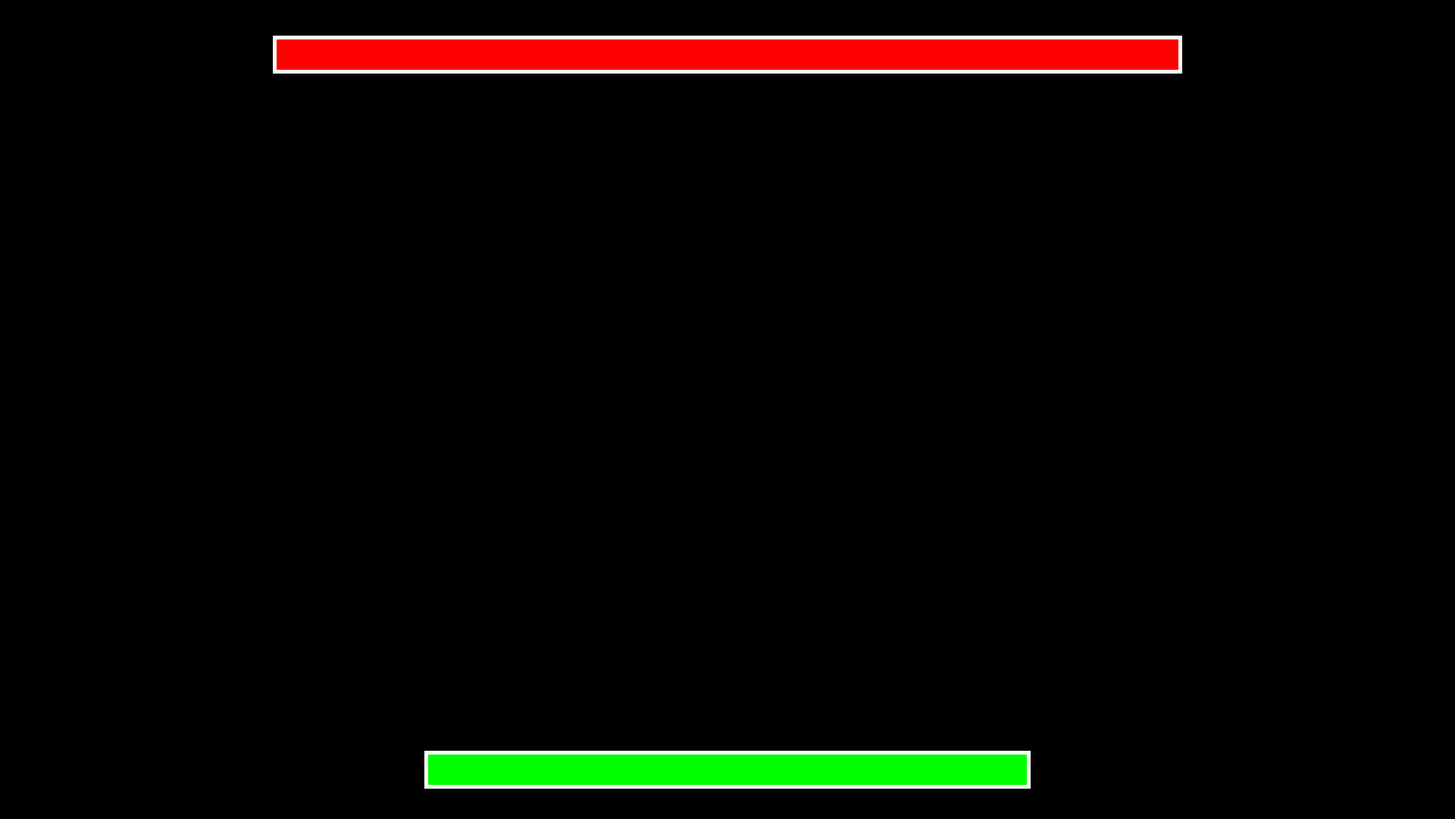
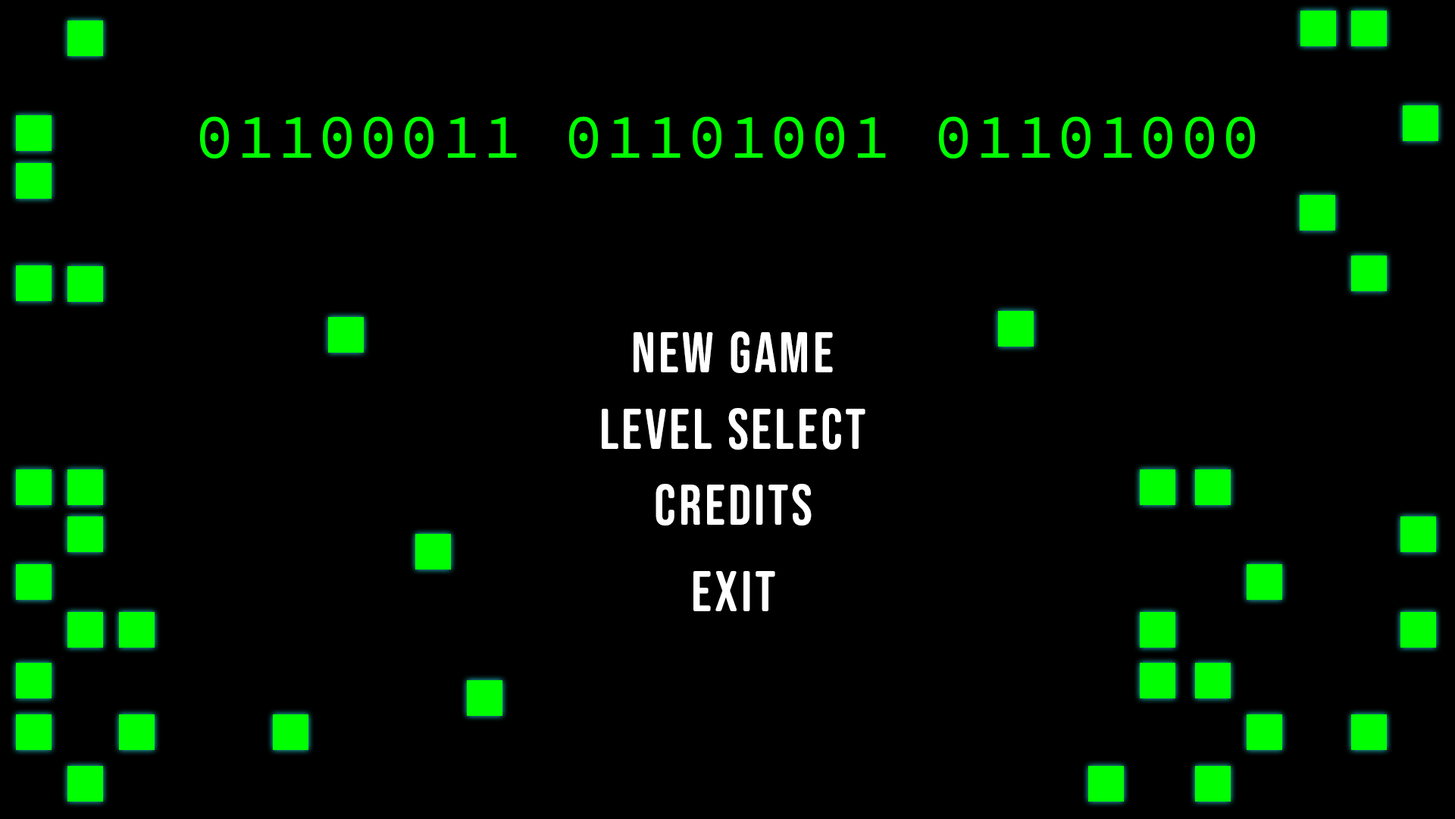
Comparing the layer stacks of the two w=1455, h=819 images. Changes:
moved "HealthBar_Enemy.png" into group "Group 3" over box(276, 39, 1179, 70)
moved "HealthBG_Enemy.png" into group "Group 3" over box(272, 35, 1183, 74)
moved "HealthBar_Player.png" into group "Group 3" over box(428, 754, 1028, 785)
moved "HealthBG_Player.png" into group "Group 3" over box(424, 750, 1031, 789)
showed group "Group 2" (43 layers) over box(15, 10, 1439, 802)
renamed "Options.png" to "Credits.png", painted on it over box(655, 483, 812, 526)
renamed "Load Game.png" to "LevelSelect.png", painted on it over box(601, 407, 866, 450)
